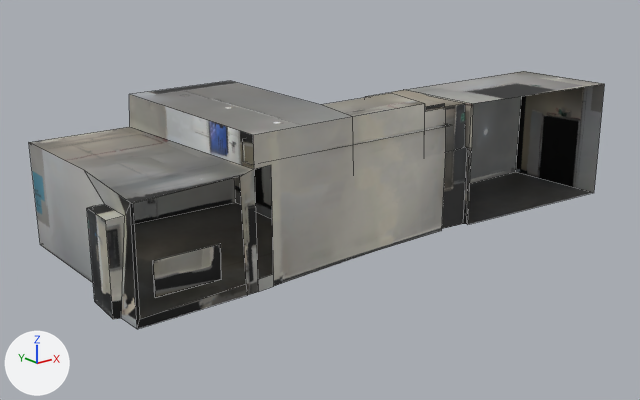
An edit to the FBX model Assets/M Block/G MAIN/G main front/main-to-Wblock/main-to-Wblock.fbx, drawn before and after from the same camera.
Before and after are seen from a camera (50 mm lens) standing at (-14.76, -16.64, 7.71) and looking at (-0.58, 1.07, 0.62). Arrows for +X, +Y and +Z are at lower left; the lights stay in place. The older version comes first. Mesh edges are drawn as thin lines.

Objects in the first picture: 'main-to-Wblock'.
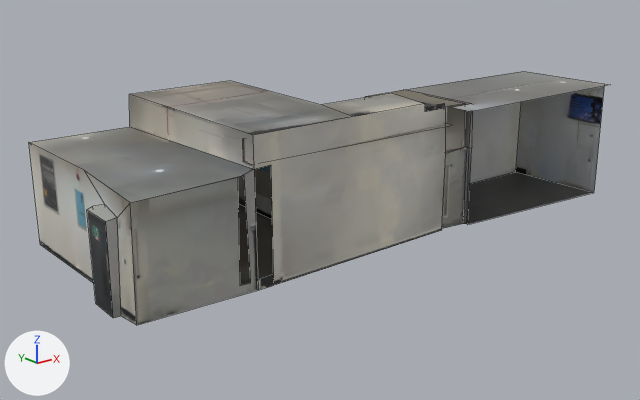
Diff of the bpy script that builds the scene:
```diff
--- a/Assets/M Block/G MAIN/G main front/main-to-Wblock/main-to-Wblock.fbx.py
+++ b/Assets/M Block/G MAIN/G main front/main-to-Wblock/main-to-Wblock.fbx.py
@@ me_plane_003 @@
 # used by ob_main_to_wblock; location = (3.45, -0.04, 0.01)
-me_plane_003.from_pydata(...)  # 120 vertices, 68 faces; spans x -11.1..4.1, y -1.8..4.4, z -0.1..3.5
+me_plane_003.from_pydata(...)  # 119 vertices, 65 faces; spans x -11.1..4.1, y -2.1..4.4, z 0.0..3.5
+# me_plane_003 part 1
+# 7 vertices are removed from x -10.9..-2.8, y -1.7..-1.5, z -0.1..2.1
+# 8 faces are deleted
+# 3 vertices move from x -10.9..-8.3, y -1.8..-1.0, z 2.1..2.6 to x -10.9..-8.2, y -1.8..-1.0, z 2.1..2.7
+# 6 vertices are added at (-10.9, -1.7, 0.0), (-8.5, -1.7, 0.3), (-8.2, -1.7, 0.3), (4.1, -2.0, 3.3), (-1.8, -1.4, 3.3), (-1.8, -2.1, 3.3)
+# 5 new faces join them
+# me_plane_003 part 2: 58 kept faces spanning x -11.1..4.1, y -1.8..4.4, z 0.0..3.5 get new texture (UV) coordinates
 me_plane_003.materials.append(mat_main_to_wblock_material_001)
```

What differs and where, as boxes (x1, y1, x2, y2) in the pictures (640 x 400 px):
'main-to-Wblock', reshaped: before (29, 71, 604, 329); after (29, 71, 609, 325)
part 1 of me_plane_003, built on: before (85, 71, 603, 329); after (85, 71, 609, 325)
part 2 of me_plane_003, surface changed: (29, 81, 604, 318) in both
